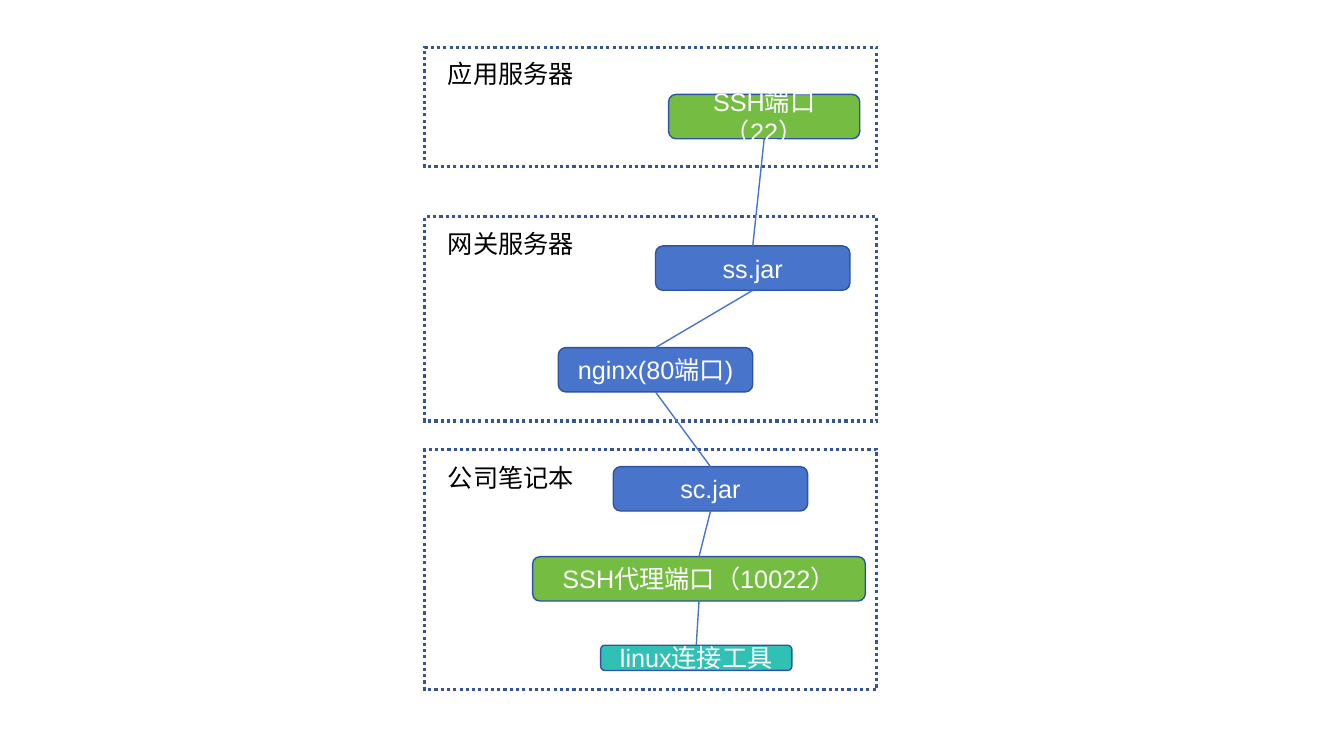
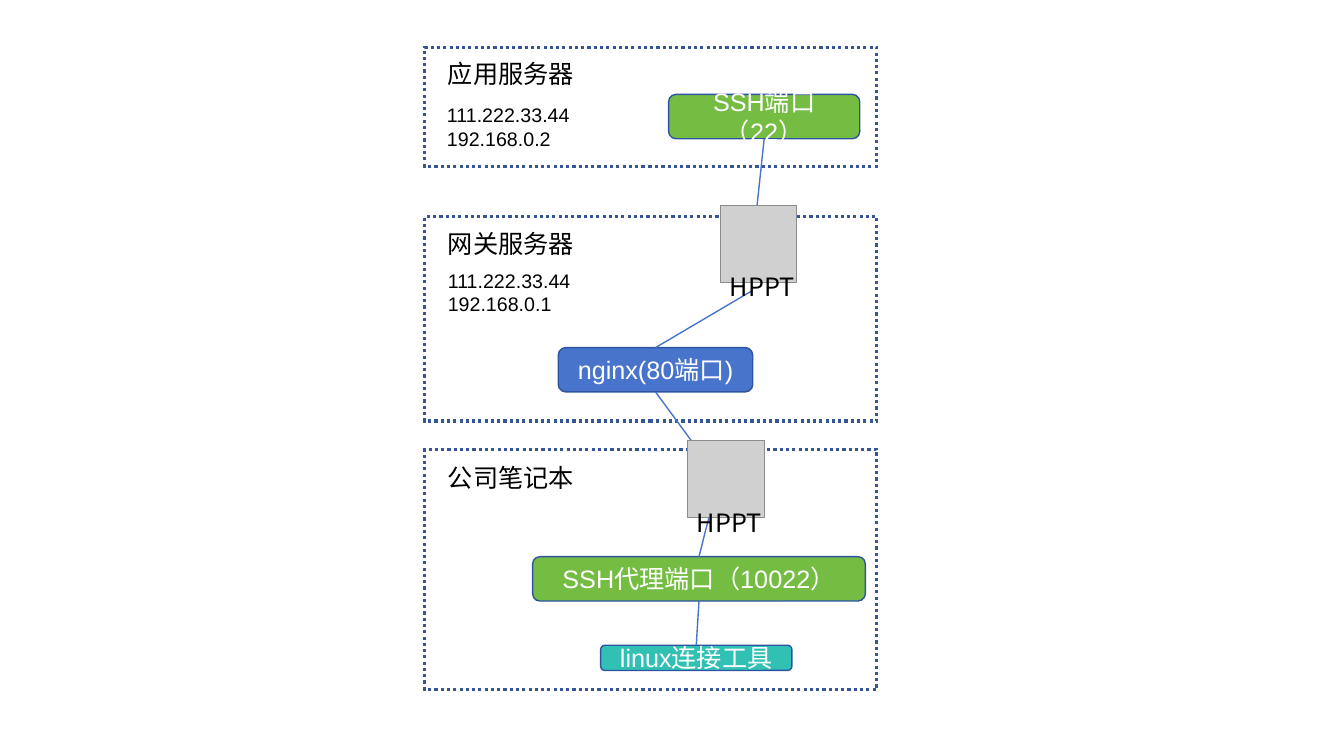
Before and after one commit to codingmiao/hppt, a slide deck: slide 5 of _doc/readme.pptx. Drawn at 1344x756 pixels with LibreOffice and Linux fonts; fonts in the diff are those of the drawing; grey boxes stand for pictures. Boxes give left, top, right and bottom in pixels: in the first picture for what was removed or moved away, otherwise in the second. Text is boxed around its words. In the diff, an @@ line names an element or a change of style, - is before the commit and + after.

```diff
--- a/_doc/readme.pptx
+++ b/_doc/readme.pptx
@@ text added at box(447, 108, 570, 147), 14 pt, text #000000 @@
+111.222.33.44
+192.168.0.2
@@ picture added at box(721, 206, 798, 282) @@
@@ rounded rectangle removed at box(655, 246, 850, 290) @@
-ss.jar
@@ text added at box(448, 274, 571, 312), 14 pt, text #000000 @@
+111.222.33.44
+192.168.0.1
@@ text added at box(730, 277, 795, 303), 18 pt, text #000000 @@
+HPPT
@@ picture added at box(688, 441, 764, 517) @@
@@ rounded rectangle removed at box(613, 467, 808, 511) @@
-sc.jar
@@ text added at box(697, 513, 762, 538), 18 pt, text #000000 @@
+HPPT
```
Also in this commit, not shown: 1 other slide changed, 1 slide added, 14 other files.
